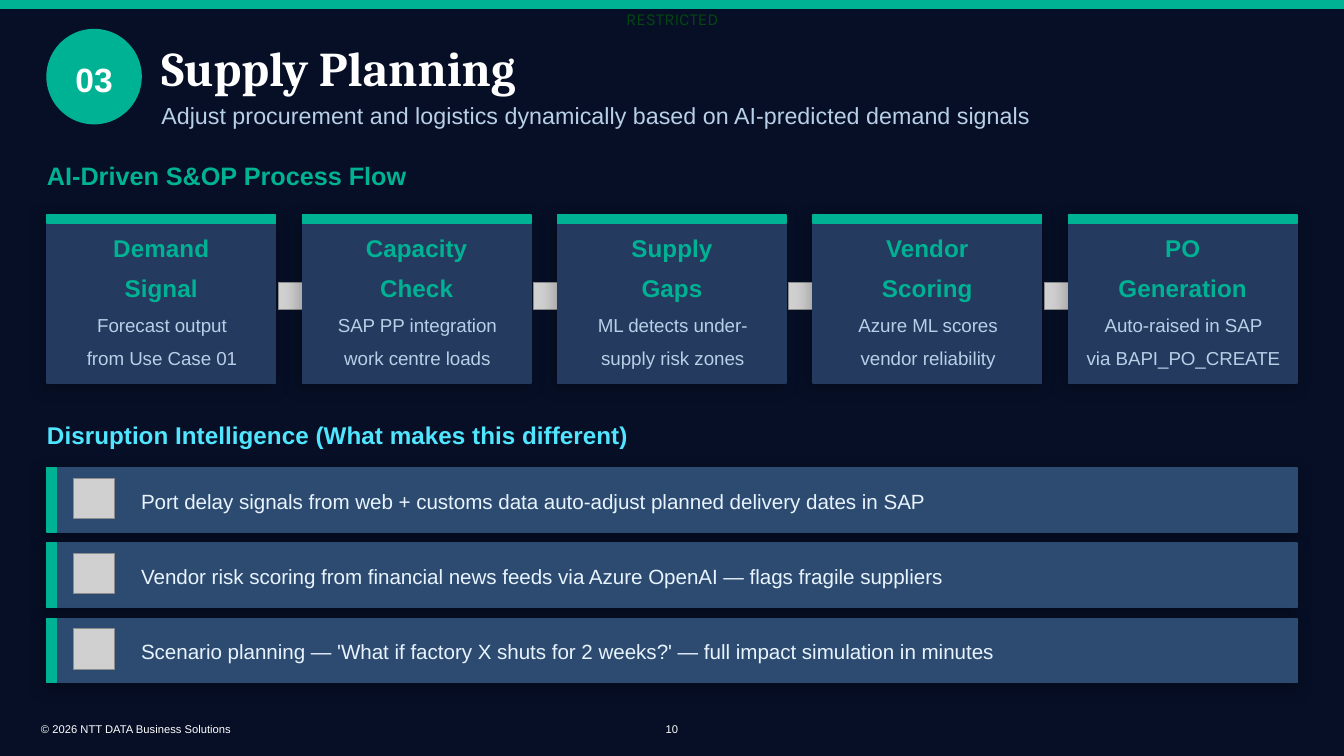
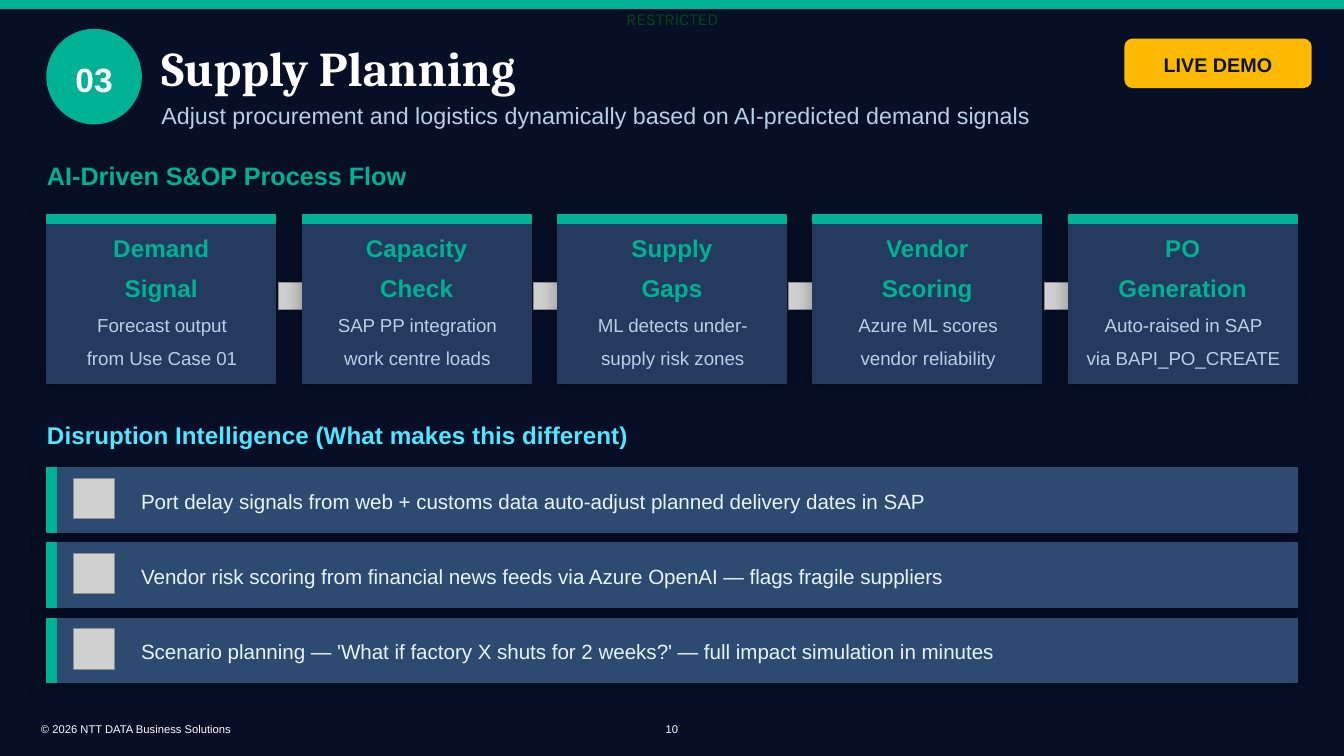
Before and after one commit to bhartiya75/ntt, a slide deck: slide 10 of backend/generated_ppts/NDBS_SAP_Supply_Chain_AI_v2.0.pptx. Drawn at 1344x756 pixels with LibreOffice and Linux fonts; fonts in the diff are those of the drawing; grey boxes stand for pictures; background and template pictures are left out. Boxes give left, top, right and bottom in pixels: in the first picture for what was removed or moved away, otherwise in the second. Text is boxed around its words. In the diff, an @@ line names an element or a change of style, - is before the commit and + after.

```diff
--- a/backend/generated_ppts/NDBS_SAP_Supply_Chain_AI_v2.0.pptx
+++ b/backend/generated_ppts/NDBS_SAP_Supply_Chain_AI_v2.0.pptx
@@ rounded rectangle added at [1124, 38, 1312, 88], fill #FFB900, 14.2 pt, text #0A1628, bold @@
+LIVE DEMO
```
Also in this commit, not shown: 13 other slides changed, 1 slide added, 4 other files.
